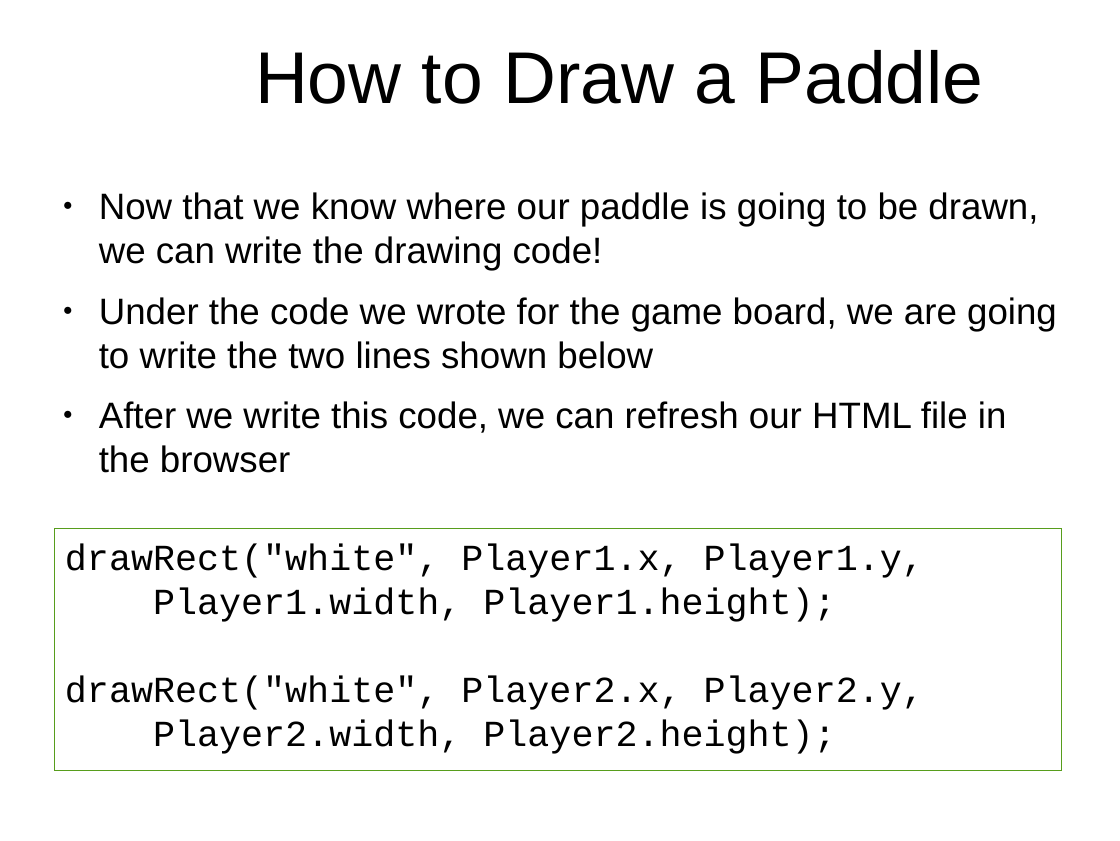
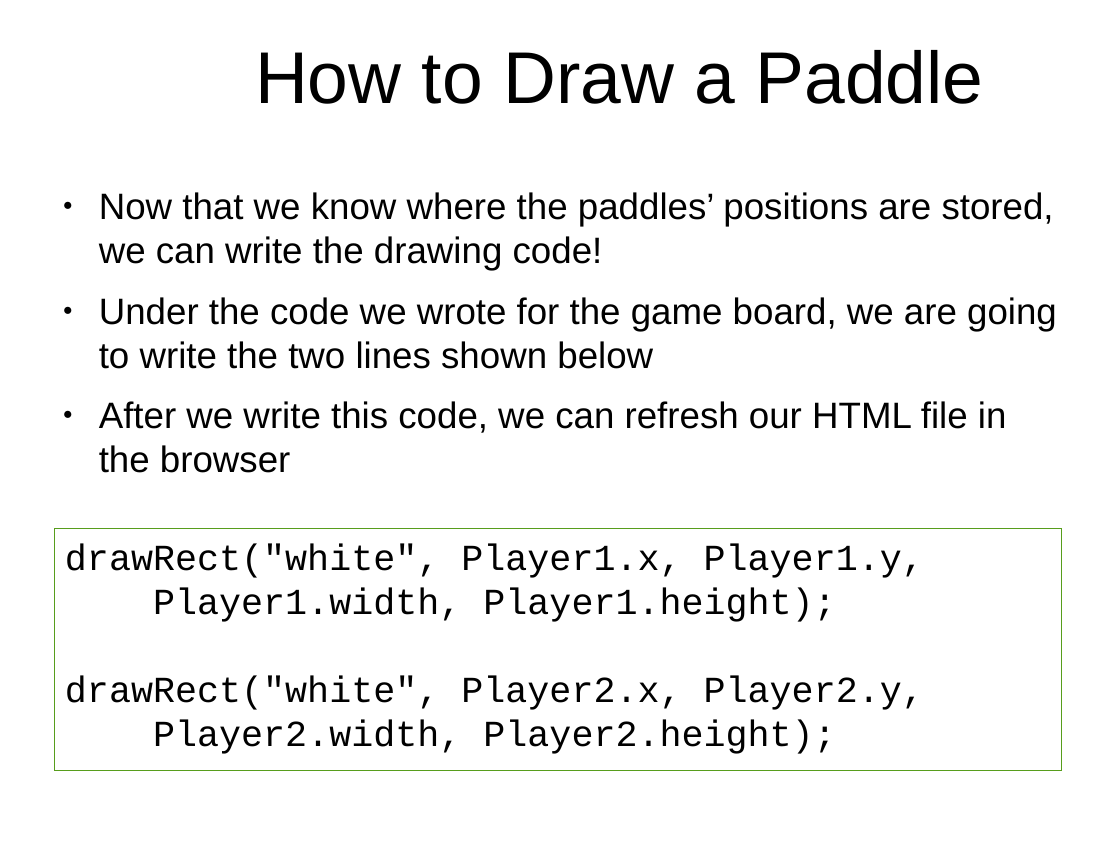
Before and after one commit to originalgrego/PaddleBattle, a slide deck: slide 12 of PaddleBattle - Explorathon 2017.odp. Drawn at 1120x841 pixels with LibreOffice and Linux fonts; fonts in the diff are those of the drawing; background and template pictures are left out. Boxes give left, top, right and bottom in pixels: in the first picture for what was removed or moved away, otherwise in the second. Text is boxed around its words. In the diff, an @@ line names an element or a change of style, - is before the commit and + after.

```diff
--- a/PaddleBattle - Explorathon 2017.odp
+++ b/PaddleBattle - Explorathon 2017.odp
@@ text at box(99, 192, 1054, 271): text changed @@
-● Now that we know where our paddle is going to be drawn, we can write the drawing code!
+● Now that we know where the paddles’ positions are stored, we can write the drawing code!
```
Also in this commit, not shown: 7 other slides changed, 3 other files.
